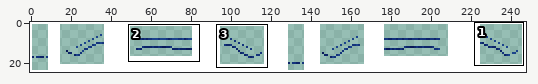
Pixel-art file -- src/trams/kumamoto/1080/1080.aseprite. Above, an overview of the earlier version with the close-up marked.
Close-up. Before the edit:
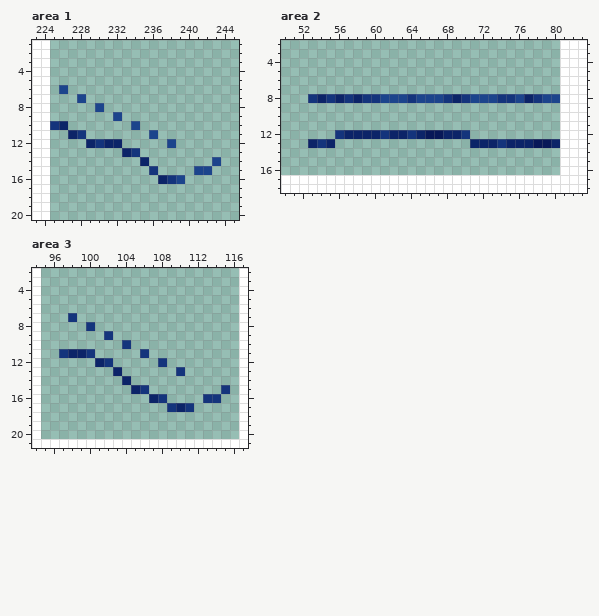
248x25 pixels, 1 frame. Colours within 5 levels of each other are drawn and written as one. Shown: area 1: x 223..245, y 1..20; area 2: x 50..83, y 2..18; area 3: x 94..117, y 2..21. The commit also changed other parts of the picture, which this record leaves out.
Once edited:
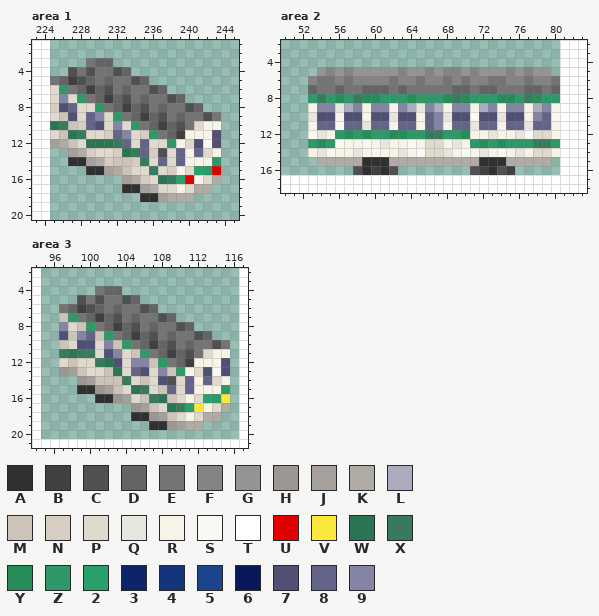
Palette (. is transparent): A #303030  B #404040  C #505050  D #646464  E #747474  F #848484  G #949494  H #9b9691  J #a5a09b  K #b0aba5  L #acacc0  M #cdc3b9  N #d7cdc3  P #e0dace  Q #e6e6de  R #f7f3e7  S #f9f8f3  T #ffffff  U #e00000  V #fce83c  W #2d7454  X #387b5c  Y #288c5a  Z #2e9868  2 #28a16c  3 #0c2468  4 #14347c  5 #1c448c  6 #081858  7 #505074  8 #646488  9 #8484a4
Change:
layer "1080" now shown
layer "1cc" now hidden
Area 1:
y 3: x 229..231 ... -> EDD
y 4: x 227..233 ....... -> CECEECD
y 5: x 225..235 ........... -> EDBCDEDEECD
y 6: x 225..237 .5........... -> PZEDBDCEDEECD
y 7: x 225..239 ...5........... -> P9PZEDBDCEDEECD
y 8: x 225..241 .....5........... -> N78PPZEDBDCEDEECD
y 9: x 225..243 .......5........... -> PM7P89PZEDBDCEDEECE
y 10: x 225..243 43.......5......... -> WXMN87P9PZEDBDCEPRR
y 11: x 225..243 ..34.......5....... -> PMWXPPN89PNZEDBRRR7
y 12: x 225..243 ....3433.....5..... -> JKMPWWWX8P8PPZRP7S7
y 13: x 227..243 ......34......... -> JKNPPNWX8NCP8R8PR
y 14: x 227..243 ........3.......5 -> AAJKNMMNXP8P8RRRZ
y 15: x 229..243 .......4....55. -> AAJKMPPXPNRP2ZU
y 16: x 233..243 ....345.... -> JKNPWX2URPK
y 17: x 233..242 .......... -> AAJKPPRPKK
y 18: x 235..240 ...... -> AAJKKK
Area 2:
y 5: x 54..79 .......................... -> GFGFGGGGGFGGFGFFGFGGGFGFGG
y 6: x 53..80 ............................ -> FEEFEFFFFEFFEFFEFEFFEEFFEFFE
y 7: x 53..80 ............................ -> DEEDEEDDDEDEEEEEDDEDDEEEDDED
y 8: x 53..80 4343434455545554345554453455 -> ZXZYZXYYZZZYZZZYXYZZZYYZXYZZ
y 9: x 53..80 ............................ -> R99QL9R99R9LQ9LR99RL9R99RL9R
y 10: x 53..80 ............................ -> Q77R77R77Q77R89Q77S77Q77R98S
y 11: x 53..80 ............................ -> R88S88Q88R88R89R88Q88R88Q88R
y 12: x 53..80 ...433334334366334.......... -> SQRZYZYZZYYZZXXZZYRRQRRQSPPR
y 13: x 53..80 343...............3334333663 -> ZYZSRRSRQRRSRPPRQRZYZYZZZXXZ
y 14: x 53..80 ............................ -> RQSRRQRSRRQRSPPQRSRQRSRQRPPR
y 15: x 54..79 .......................... -> KKKKKAAAKKKKKKKKKKAAAKKKKK
y 16: x 58..62 ..... -> CABAC; x 71..75 ..... -> CBACB
Area 3:
y 4: x 101..103 ... -> EDD
y 5: x 99..105 ....... -> CECEECD
y 6: x 97..107 ........... -> EDBCDEDEECD
y 7: x 97..109 .4........... -> MZEDBDCEDEECD
y 8: x 97..111 ...4........... -> 9PMZEDBDCEDEECD
y 9: x 97..113 .....4........... -> 7M98MZEDBDCEDEECD
y 10: x 97..115 .......4........... -> MP77P9MZEDBDCEDEECE
y 11: x 97..115 4334.....4......... -> XWXXP79PMZEDBDCEPRR
y 12: x 97..115 ....34.....4....... -> PMPPXW7P99MZEDBRRR7
y 13: x 97..115 ......3......4..... -> HJMPPMWP87P9MZRP7S7
y 14: x 99..115 .....3........... -> HJMMMXPMP7CP8R8PR
y 15: x 99..115 ......34........4 -> AAHJMPWXPM8P8RRRZ
y 16: x 101..115 ......34....44. -> AAHJPMXWMPRP2ZV
y 17: x 105..115 ....434.... -> HJMPWX2VRPK
y 18: x 105..114 .......... -> AAHJMPRPKK
y 19: x 107..112 ...... -> AAHJKK
